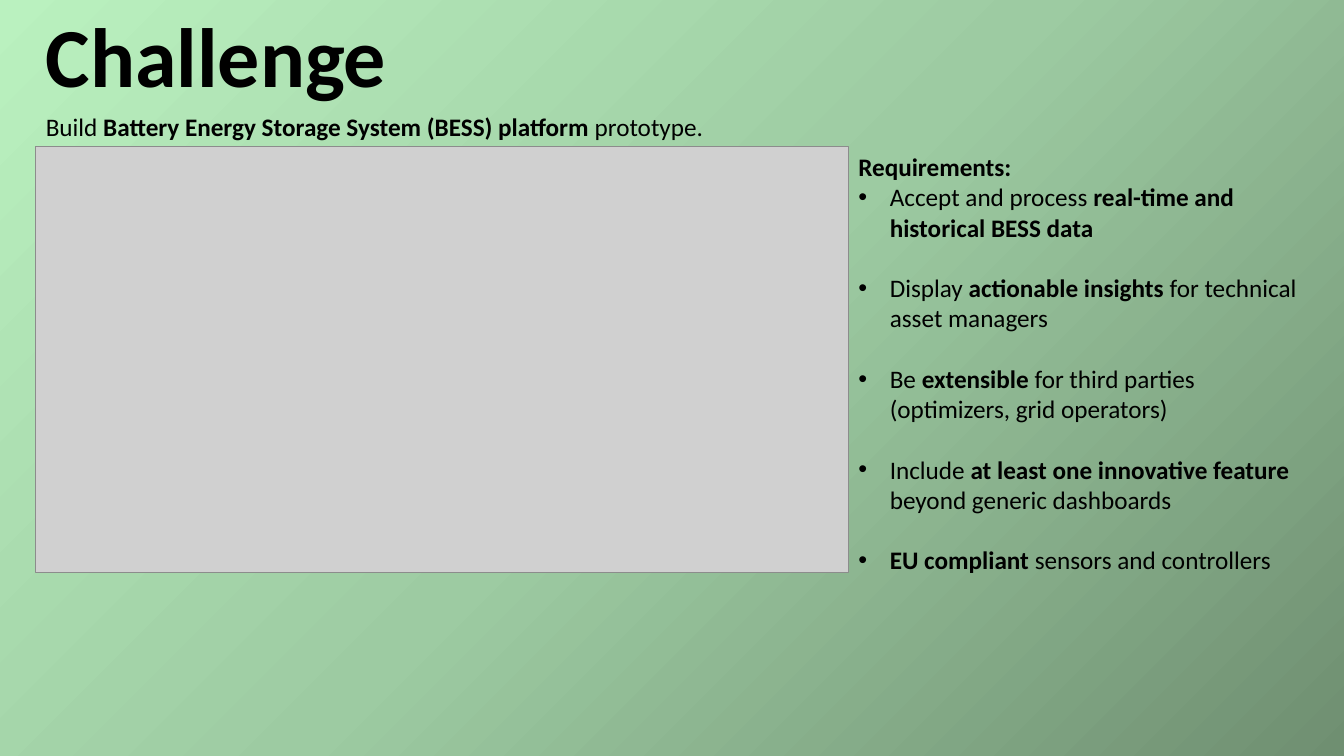
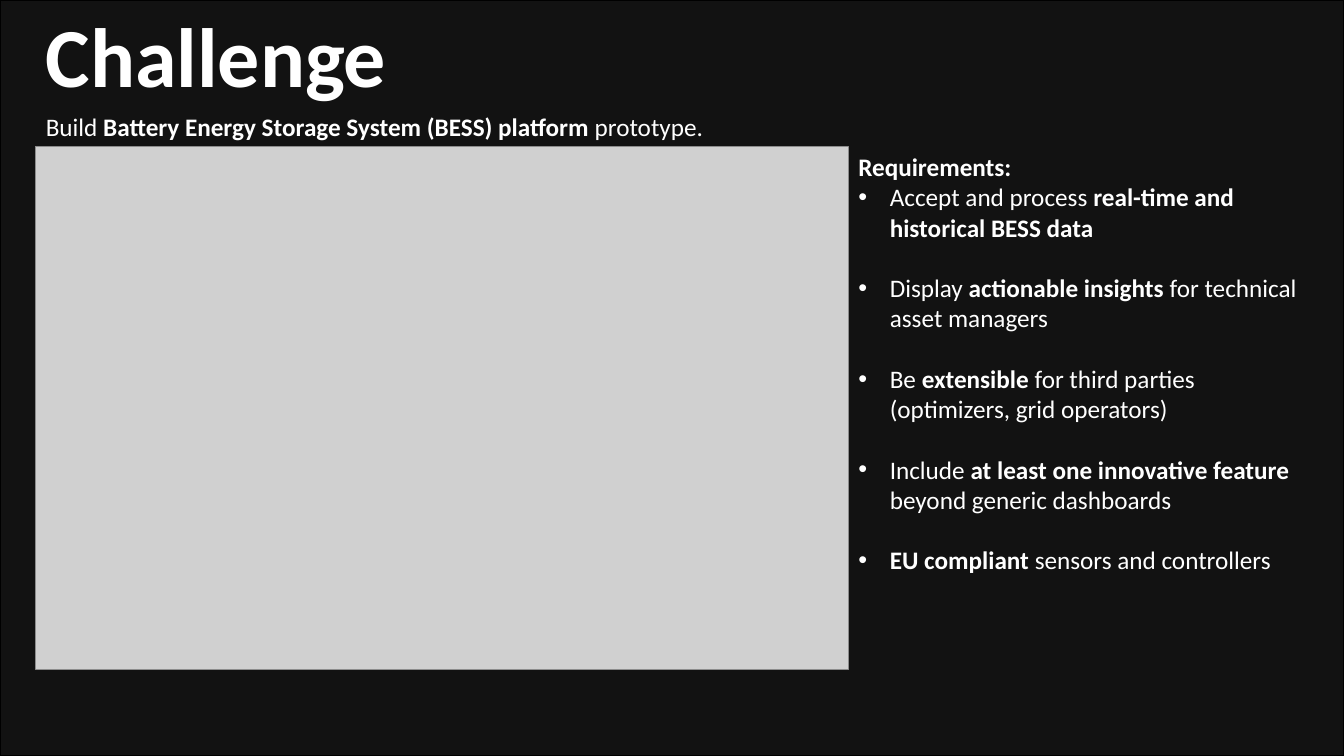
Before and after one commit to Rouxxel/maxxwatt_hackathon, a slide deck: slide 2 of documentation/Hackathon presnetation.pptx. Drawn at 1344x756 pixels with LibreOffice and Linux fonts; fonts in the diff are those of the drawing; grey boxes stand for pictures. Boxes give left, top, right and bottom in pixels: in the first picture for what was removed or moved away, otherwise in the second. Text is boxed around its words. In the diff, an @@ line names an element or a change of style, - is before the commit and + after.

```diff
--- a/documentation/Hackathon presnetation.pptx
+++ b/documentation/Hackathon presnetation.pptx
@@ rectangle at (0,0,1344,756): fill gradient #6F8F72 to #9ECCA2 to #BBF2C0 to #121212; outline none to #000000 1.5 pt @@
@@ rectangle removed at (25,27,1318,730) @@
@@ picture: place and size @@
-picture at (36,146,849,572)
+picture at (36,146,849,669)
@@ text colour #000000 to #FFFFFF in 3 elements at (46,117,703,141), (46,28,386,102), (858,158,1297,573) @@
```
Also in this commit, not shown: 5 other slides changed, 4 slides added, 1 slide removed.
